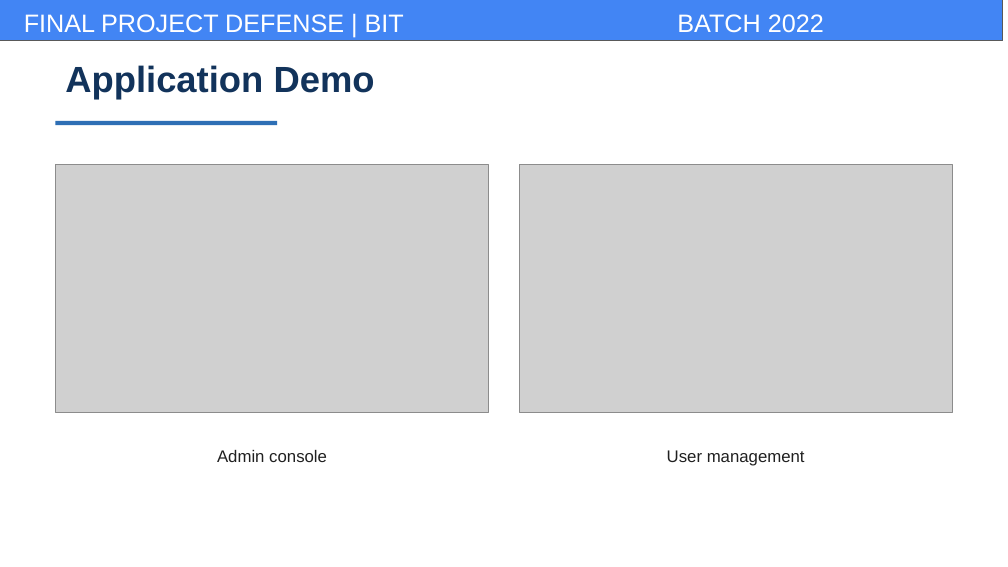
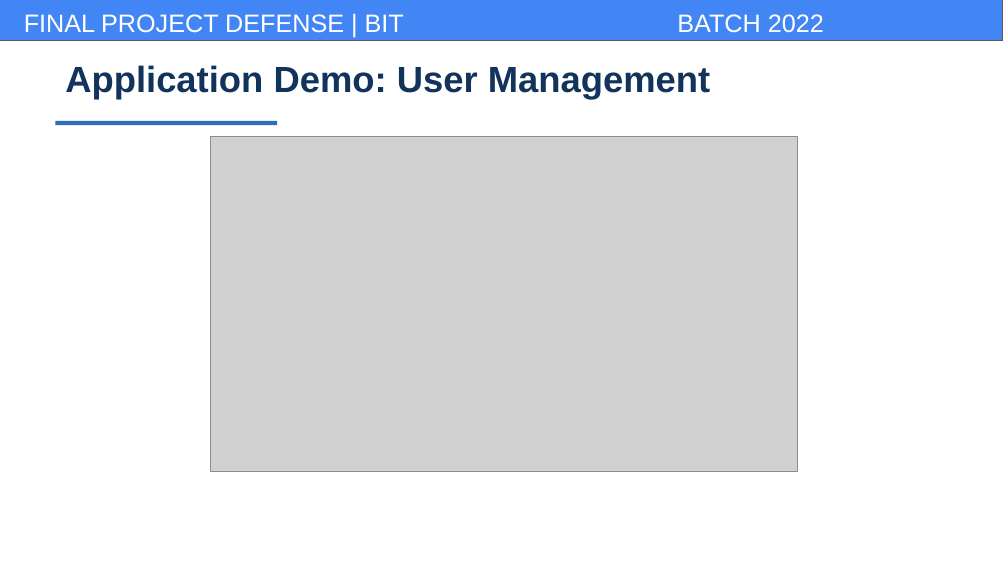
Before and after one commit to BhupendraMalla/CampuseEase, a slide deck: slide 16 of docs/report/campusease_presentation.pptx. Drawn at 1008x567 pixels with LibreOffice and Linux fonts; fonts in the diff are those of the drawing; grey boxes stand for pictures; background and template pictures are left out. Boxes give left, top, right and bottom in pixels: in the first picture for what was removed or moved away, otherwise in the second. Text is boxed around its words. In the diff, an @@ line names an element or a change of style, - is before the commit and + after.

```diff
--- a/docs/report/campusease_presentation.pptx
+++ b/docs/report/campusease_presentation.pptx
@@ text at bbox=[65, 65, 710, 100]: text changed @@
-Application Demo
+Application Demo: User Management
@@ picture: place and size @@
-picture at bbox=[519, 164, 953, 412]
+picture at bbox=[211, 136, 797, 472]
@@ picture removed at bbox=[55, 164, 489, 412] @@
@@ text removed at bbox=[217, 450, 327, 462] @@
-Admin console
@@ text removed at bbox=[667, 450, 805, 466] @@
-User management
```
Also in this commit, not shown: 9 other slides changed, 4 slides added, 5 slides removed, 2 other files.
